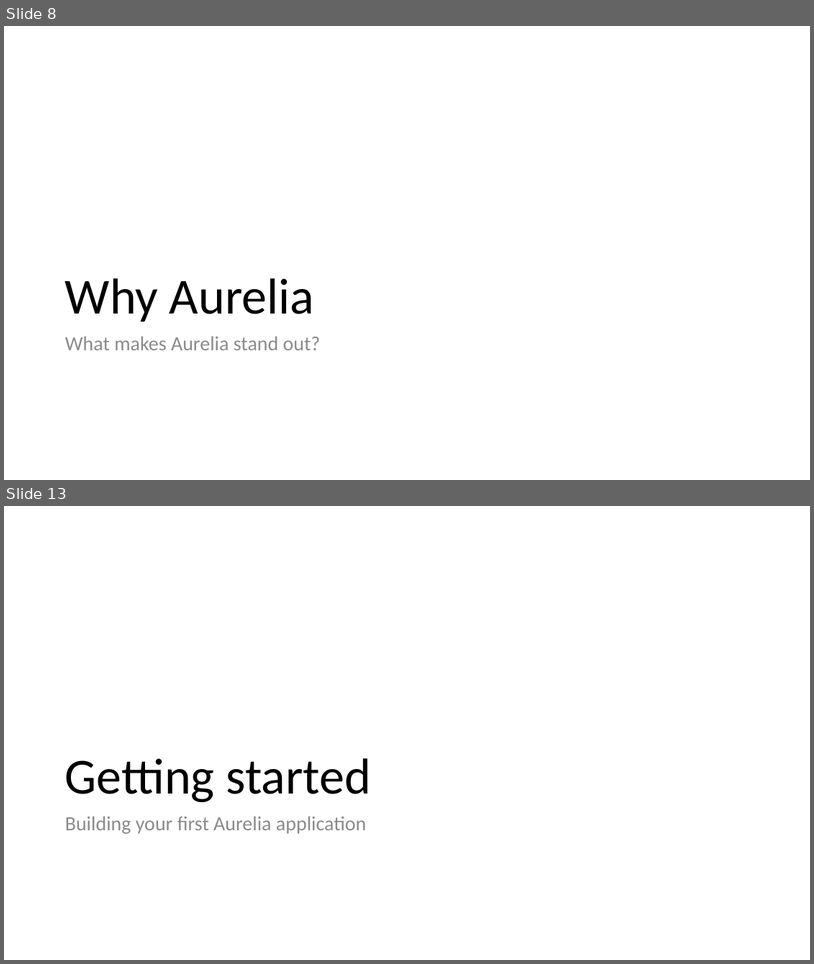
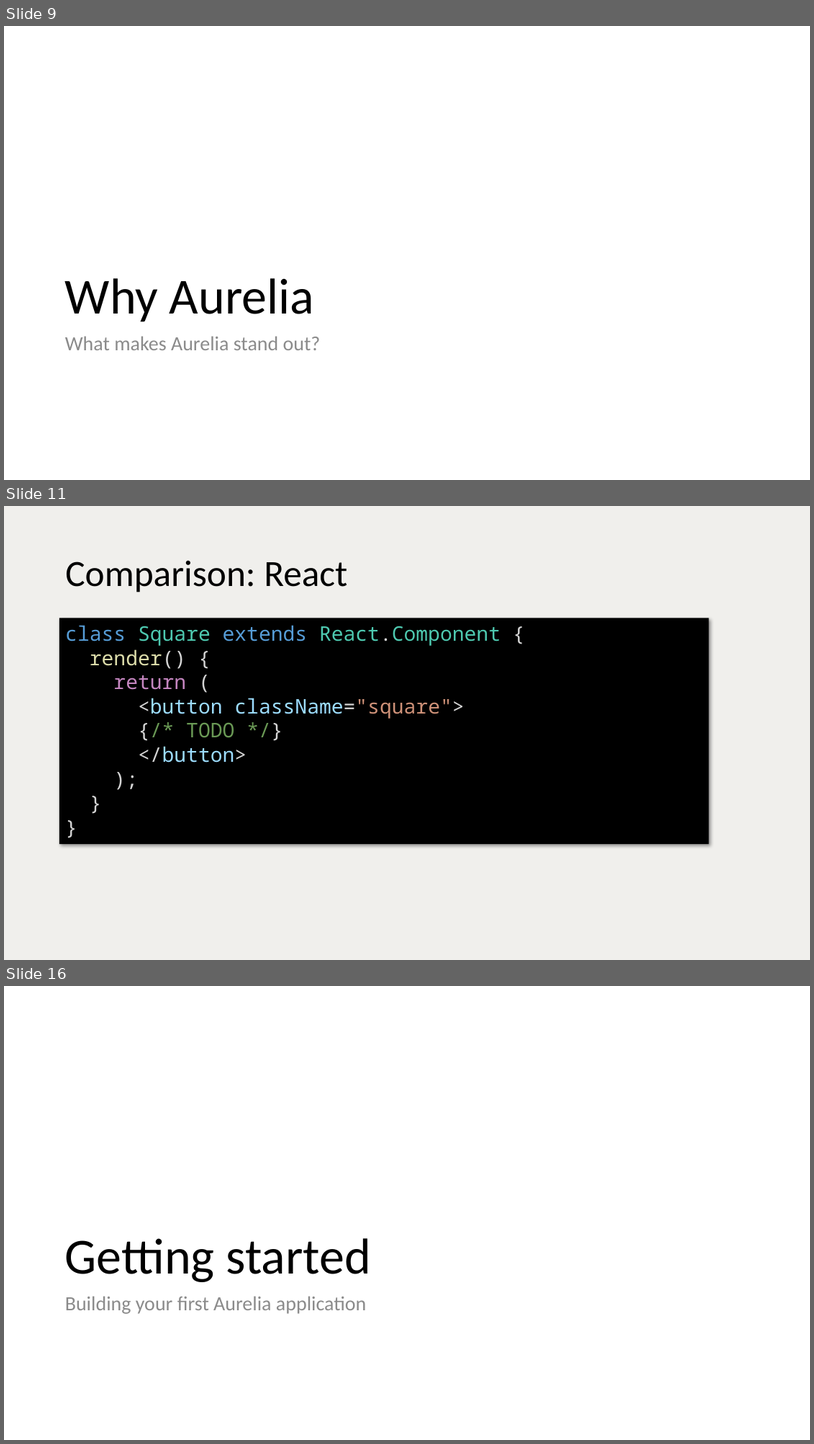
Before and after one commit to vuorinem/ADNUGTalk, a slide deck: Aurelia.pptm. Shown one above the other, each under a label of ours: slides 8 and 13 before the commit, slides 9, 11 and 16 after it; the slides between them are not shown. The pictures are 814x964 and 814x1444 pixels, drawn with LibreOffice and Linux fonts; fonts in the diff are those of the drawing. Boxes give left, top, right and bottom in pixels: in the first picture for what was removed or moved away, otherwise in the second. Text is boxed around its words. In the diff, an @@ line names an element or a change of style, - is before the commit and + after.

```diff
--- a/Aurelia.pptm
+++ b/Aurelia.pptm
@@ slide 11 added at [4,506,810,960], background #F0EFEC @@
@@ title added at [65,560,347,592], 44 pt, text #000000 @@
+Comparison: React
@@ rectangle added at [59,618,710,844], fill #000000, 24 pt, text #9CDCFE @@
+class Square extends React.Component {
+render() {
+return (
+<button className="square">
+{/* TODO */}
+</button>
+);
+}
+}
@@ what was slide 8 is now slide 9 @@
@@ what was slide 13 is now slide 16 @@
```
Also in this commit, not shown: 19 slides changed, 6 other slides added, 5 slides removed.
